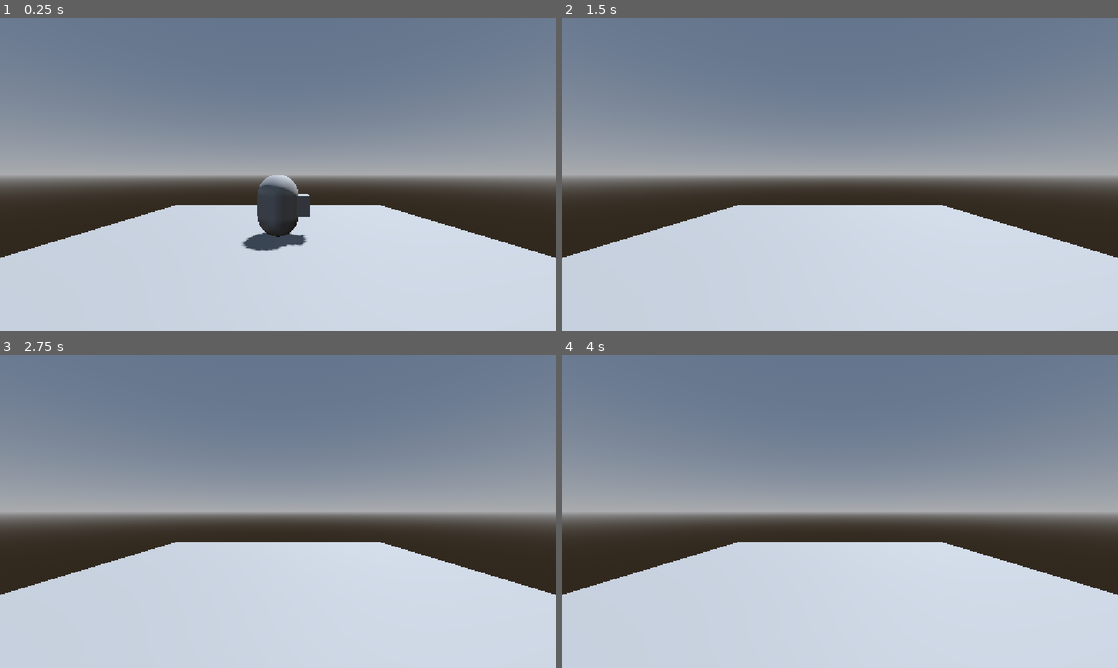
Above: before the commit, frames 1-4 (two rows, left to right).
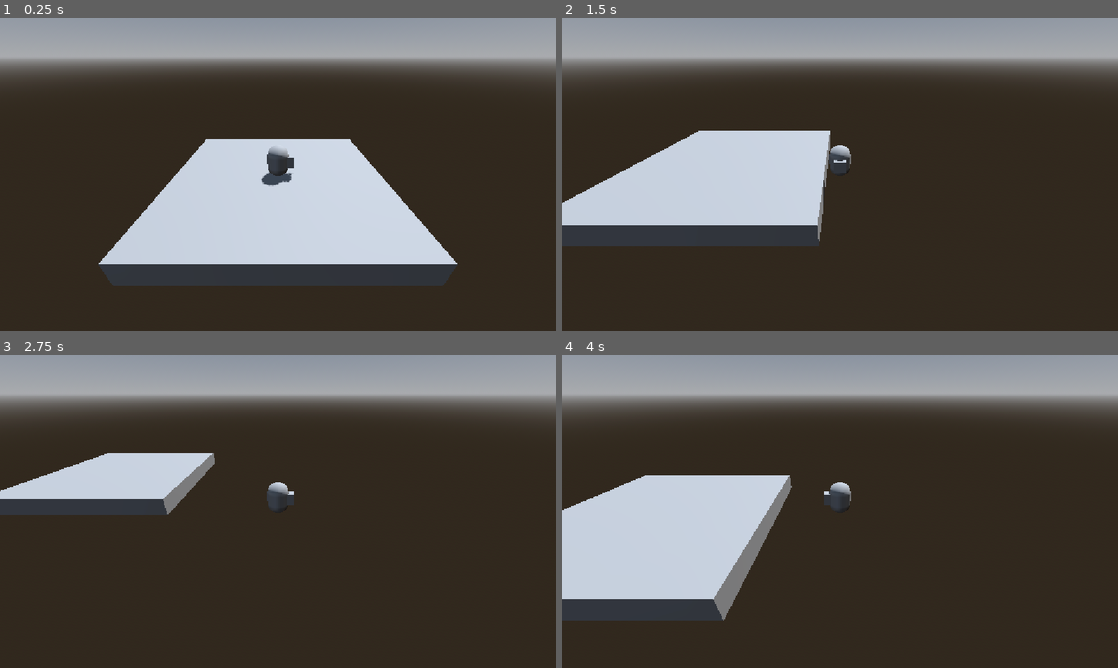
Above: after the commit, the same moments.

Repository: kumapauz/touhou-jam-17
Game: Godot game, scene res://scenes/Store.tscn
Two runs of this game, one before a commit and one after it. Both use one fixed random seed, a clock stepped at 60 frames per second and the inputs below.
Inputs:
- Up to frame 1 (0.25 s): no input
- Up to frame 2 (1.5 s): tap Enter at 0.5 s; hold D (right) 0.53-1.28 s; hold S (down) from 1.28 s (still down)
- Up to frame 3 (2.75 s): release S (down) at 2.03 s; hold D (right) from 2.03 s (still down)
- Up to frame 4 (4 s): release D (right) at 2.78 s; hold W (up) 2.78-3.53 s; hold A (left) from 3.53 s (still down)

The runs differ from the first frame. In frame 1, 83% of the frame differs, in the area x 0-100%, y 0-100%; in frame 2, 93%; in frame 3, 89%; in frame 4, 91%.

Commit message:
Add dead simple camera controller

Diff:
--- a/project/t-17-jam/scenes/Store.tscn
+++ b/project/t-17-jam/scenes/Store.tscn
@@ -1,6 +1,7 @@
 [gd_scene format=3 uid="uid://c4enfsbhpq34c"]
 
 [ext_resource type="PackedScene" uid="uid://dsb4mvl7rlj3a" path="res://scenes/Player.tscn" id="1_ayu48"]
+[ext_resource type="Script" uid="uid://cm666m61wbl20" path="res://scripts/gameplay/camera.gd" id="2_egai5"]
 
 [sub_resource type="ProceduralSkyMaterial" id="ProceduralSkyMaterial_ayu48"]
 sky_horizon_color = Color(0.66224277, 0.6717428, 0.6867428, 1)
@@ -16,6 +17,16 @@
 
 [node name="Store" type="Node3D" unique_id=602147578]
 
+[node name="Play" type="Node3D" parent="." unique_id=393200098]
+
+[node name="Player" parent="Play" unique_id=2146991704 instance=ExtResource("1_ayu48")]
+transform = Transform3D(1, 0, 0, 0, 1, 0, 0, 0, 1, 0, 0.5, 0)
+
+[node name="Camera3D" type="Camera3D" parent="Play" unique_id=1311168993 node_paths=PackedStringArray("player")]
+transform = Transform3D(1, 0, 0, 0, 0.8660254, 0.5, 0, -0.5, 0.8660254, 0, 5, 5)
+script = ExtResource("2_egai5")
+player = NodePath("../Player")
+
 [node name="WorldEnvironment" type="WorldEnvironment" parent="." unique_id=351153258]
 environment = SubResource("Environment_lw67d")
 
@@ -23,12 +34,6 @@
 transform = Transform3D(-0.8660254, -0.43301278, 0.25, 0, 0.49999997, 0.86602545, -0.50000006, 0.75, -0.43301266, 0, 0, 0)
 shadow_enabled = true
 
-[node name="Player" parent="." unique_id=2146991704 instance=ExtResource("1_ayu48")]
-transform = Transform3D(1, 0, 0, 0, 1, 0, 0, 0, 1, 0, 0.5, 0)
-
 [node name="CSGBox3D" type="CSGBox3D" parent="." unique_id=1456578326]
 use_collision = true
 size = Vector3(10, 1, 10)
-
-[node name="Camera3D" type="Camera3D" parent="." unique_id=1311168993]
-transform = Transform3D(1, 0, 0, 0, 1, 0, 0, 0, 1, 0, 2, 5)
--- /dev/null
+++ b/project/t-17-jam/scripts/gameplay/camera.gd
@@ -0,0 +1,8 @@
+## Handles the camera controller.
+extends Camera3D
+
+@export var player: Node3D
+@export var distance: float = 10.0
+
+func _physics_process(_delta: float) -> void:
+	global_position = player.global_position + global_basis.z * distance
Not shown, added: project/t-17-jam/scripts/gameplay/camera.gd.uid
